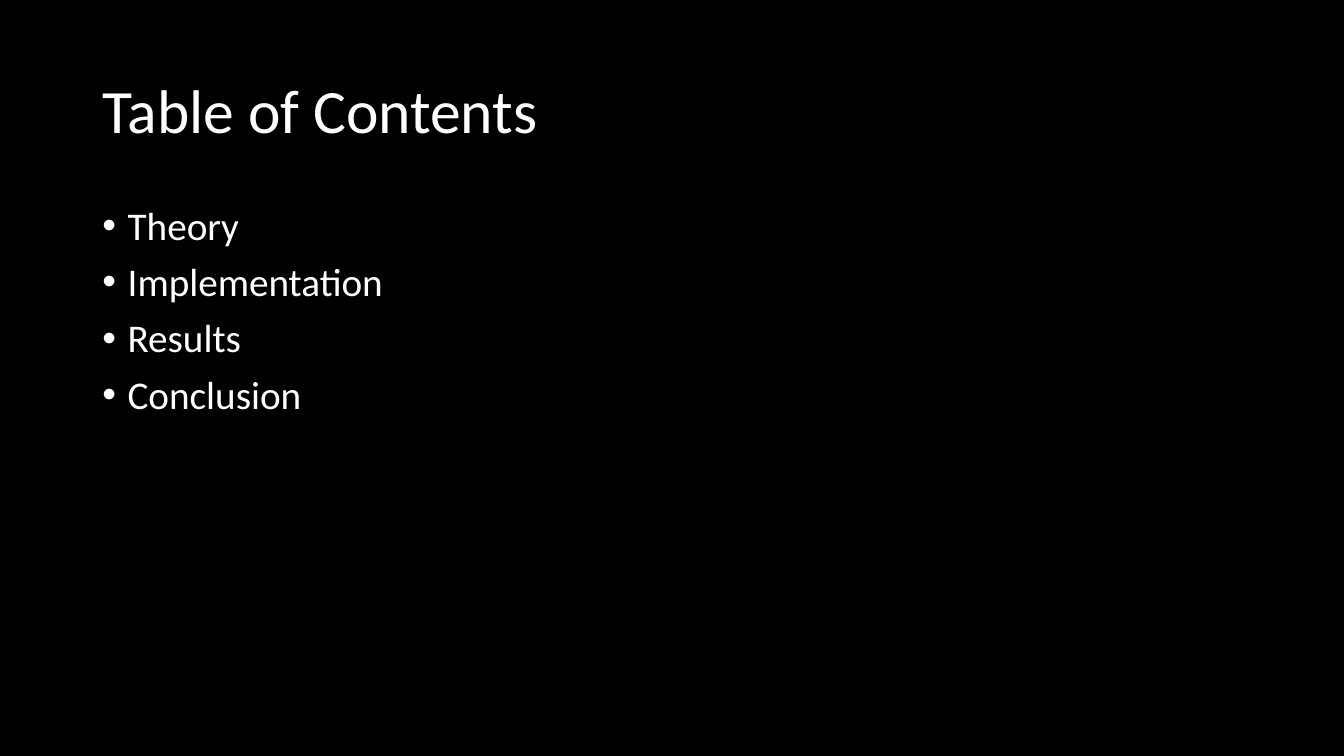
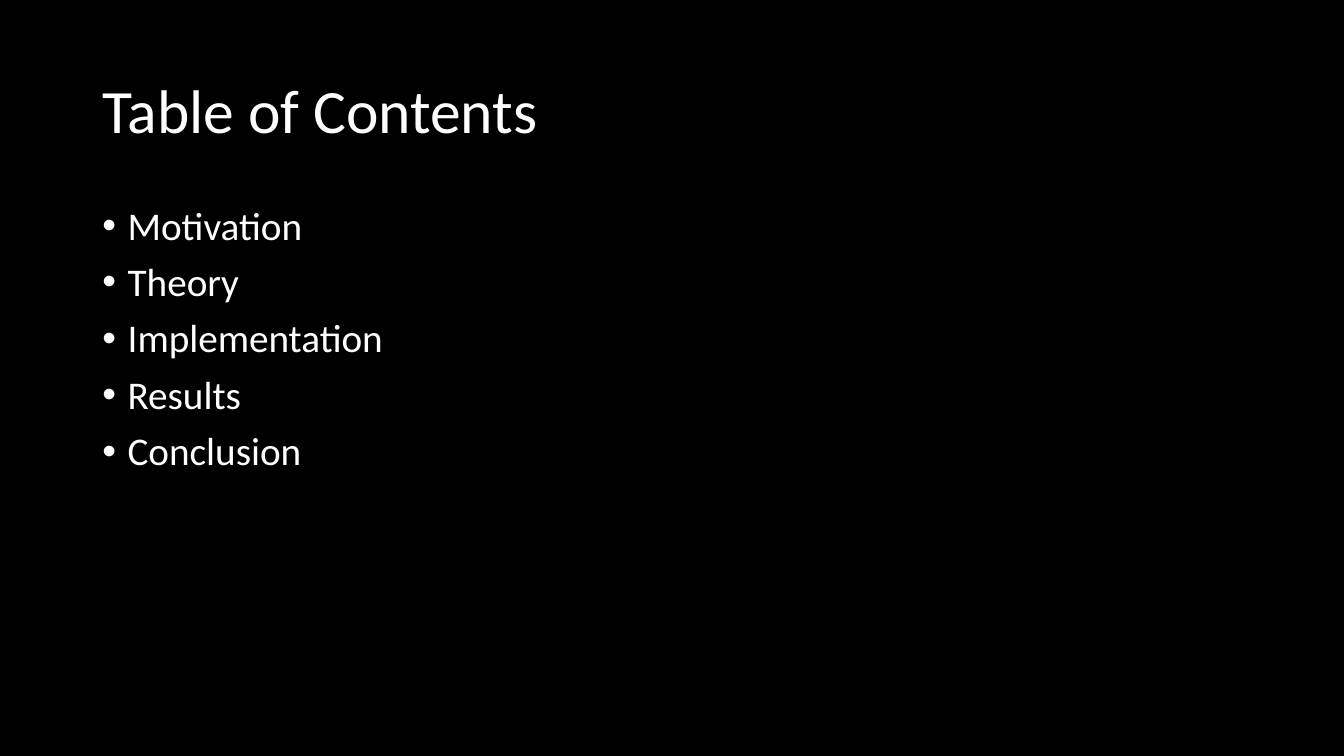
Before and after one commit to SISPO-developers/sispo, a slide deck: slide 2 of doc/thesis/Presentation/Thesis_presentation.pptx. Drawn at 1344x756 pixels with LibreOffice and Linux fonts; fonts in the diff are those of the drawing; background and template pictures are left out. Boxes give left, top, right and bottom in pixels: in the first picture for what was removed or moved away, otherwise in the second. Text is boxed around its words. In the diff, an @@ line names an element or a change of style, - is before the commit and + after.

```diff
--- a/doc/thesis/Presentation/Thesis_presentation.pptx
+++ b/doc/thesis/Presentation/Thesis_presentation.pptx
@@ text at (128, 213, 302, 241): paragraph added @@
+• Motivation
```
Also in this commit, not shown: 5 other slides changed, 4 slides added, 1 other file.
